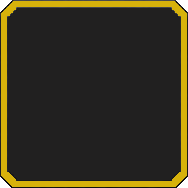
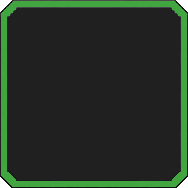
Before/after of a (188, 188) layered artwork. What changed in the layer stack:
removed layer "Transformation copy #2" over (1, 171, 19, 187)
removed layer "Transformation copy #1" over (169, 171, 187, 187)
removed layer "Transformation copy" over (169, 1, 187, 17)
removed layer "Layer copy" over (169, 1, 187, 17)
removed layer "Layer" over (1, 1, 187, 187)
added layer "GRN" above "YLW" over (1, 1, 187, 187)
added layer "YLW" above "wow_icon_bg.png" over (1, 1, 187, 187)